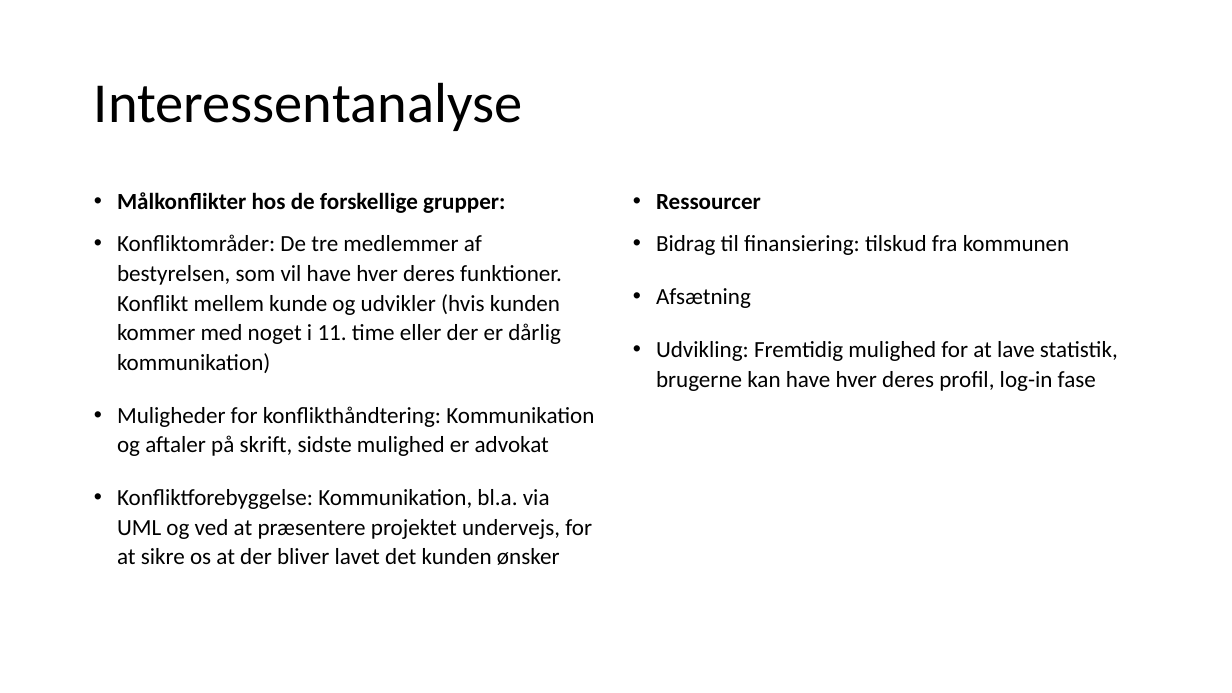
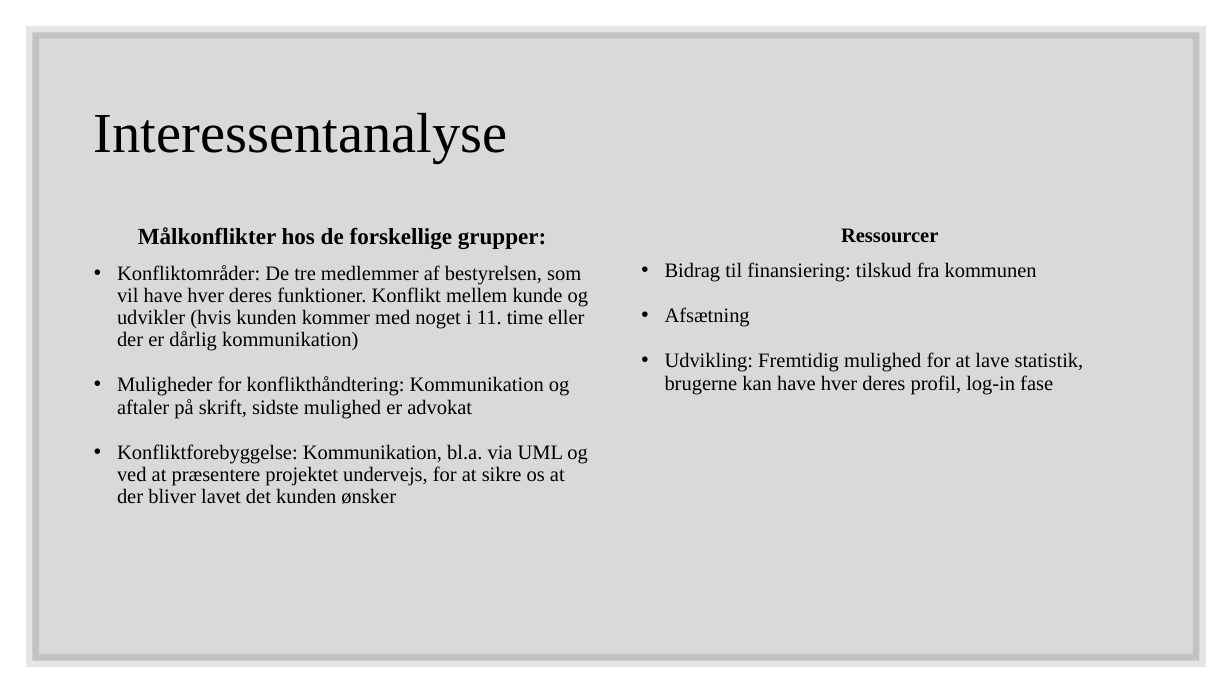
Before and after one commit to jakobmajiddd/Sv-mmeklubben-Delfinen, a slide deck: slide 3 of pppp.pptx. Drawn at 1232x693 pixels with LibreOffice and Linux fonts; fonts in the diff are those of the drawing. Boxes give left, top, right and bottom in pixels: in the first picture for what was removed or moved away, otherwise in the second. Text is boxed around its words. In the diff, an @@ line names an element or a change of style, - is before the commit and + after.

```diff
--- a/pppp.pptx
+++ b/pppp.pptx
@@ rectangle added at [32,32,1200,661], fill #000000 at 15% opacity, outline #000000 10 pt @@
@@ title "Interessentanalyse": place and size @@
-title "Interessentanalyse" at [94,82,522,131]
+title "Interessentanalyse" at [94,113,508,164]
@@ title "Interessentanalyse" at [94,113,508,164]: font Calibri to Times New Roman @@
@@ text "Målkonflikter hos de forskellige grupper:": place and size @@
-text "Målkonflikter hos de forskellige grupper:" at [117,192,594,565]
+text "Målkonflikter hos de forskellige grupper:" at [117,227,588,504]
@@ text "Målkonflikter hos de forskellige grupper:" at [117,227,588,504]: font Calibri to Times New Roman, size 18 to 16 pt; alignment left to centre; bullet • to none; line spacing 1.07 to 0.9 @@
@@ text "Ressourcer": place and size @@
-text "Ressourcer" at [656,194,1118,391]
+text "Ressourcer" at [665,228,1084,395]
@@ text "Ressourcer" at [665,228,1084,395]: size 18 to 16 pt, font Calibri to Times New Roman; alignment left to centre; bullet • to none; line spacing 1.07 to 0.9 @@
```
Also in this commit, not shown: 4 other slides changed, 3 slides added, 3 slides removed.
